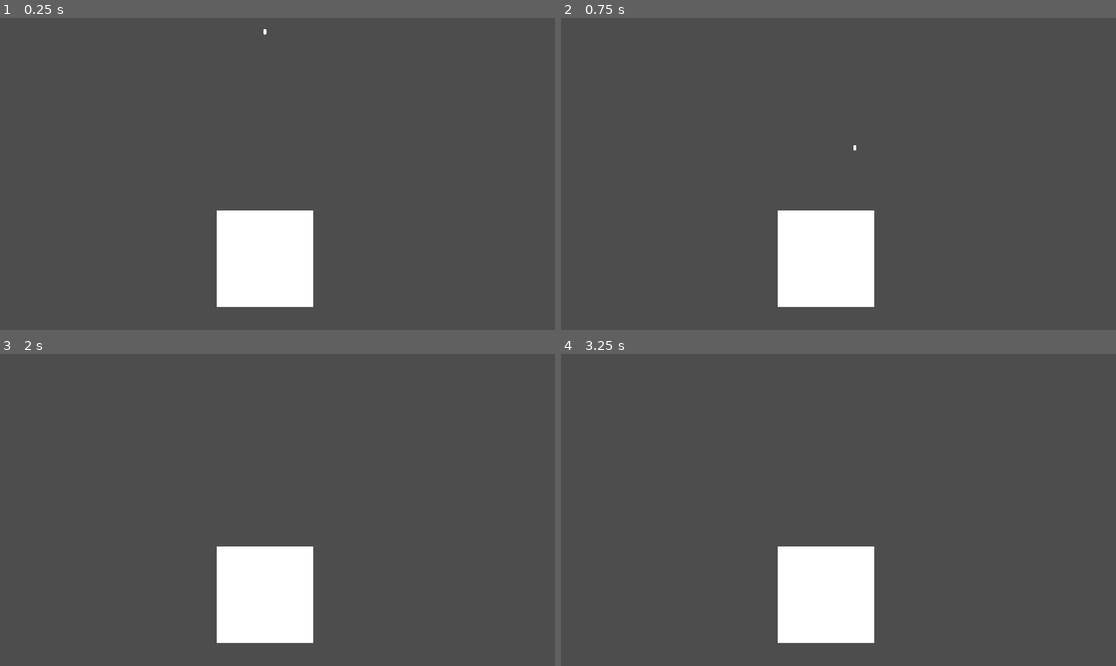
Above: before the commit, frames 1-4 (two rows, left to right).
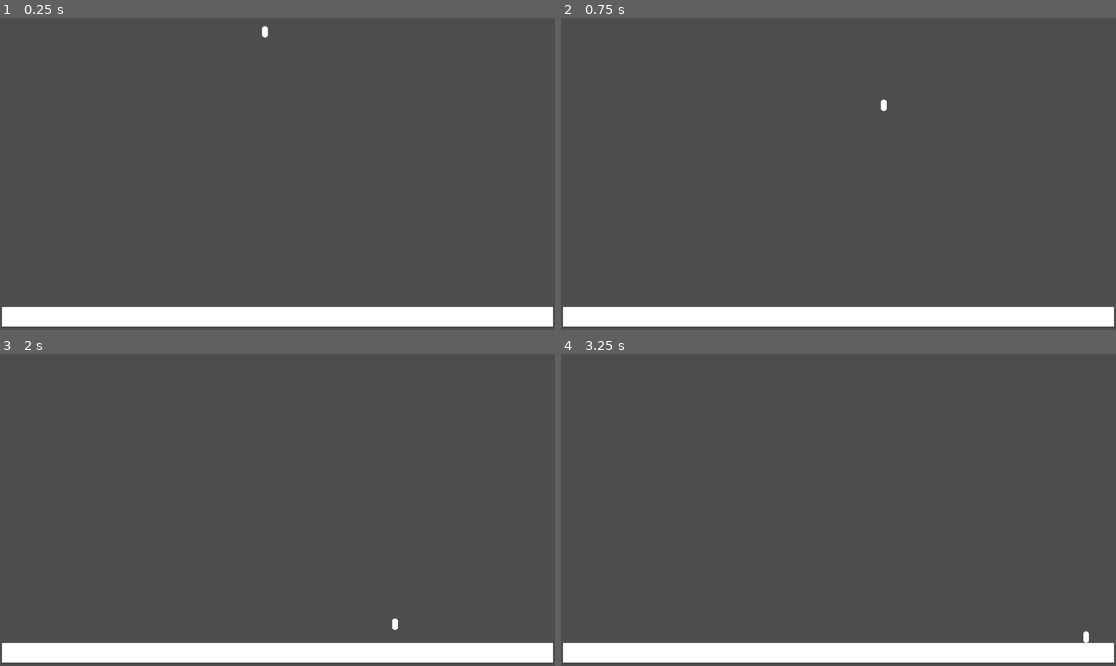
Above: after the commit, the same moments.

Repository: oedo3/ProjectF
Game: Godot game, scene res://Main.tscn
Same seed, same stepped clock (60 frames per second), same inputs: the game is played once before the commit and once after it.
Inputs:
- Up to frame 1 (0.25 s): no input
- Up to frame 2 (0.75 s): tap Enter at 0.5 s; hold Right (ui_right) from 0.53 s (still down); tap Shift (s_1, bound only after the commit) at 0.6 s
- Up to frame 3 (2 s): keep holding Right (ui_right); tap Up (ui_up) at 0.77, 0.8, 1.07, 1.35, 1.52, 1.82 s; tap Shift (s_1, bound only after the commit) at 1.55 s
- Up to frame 4 (3.25 s): tap Space at 2 s; release Right (ui_right) at 2.03 s; hold Left (ui_left) 2.03-2.78 s; tap Shift (s_1, bound only after the commit) at 2.1, 2.85 s; tap Up (ui_up) at 2.3, 3.02 s; tap Enter at 2.75 s; hold Right (ui_right) from 2.78 s (still down)

The runs differ from the first frame. In frame 1, 12% of the frame differs, in the area x 0-100%, y 2-99%; in frame 2, 12%, in the area x 0-100%, y 26-99%; in frame 3, 12%; in frame 4, 12%.

Commit message:
Improved Movement
added a basic horizontal dash mechanic and jump buffer

Diff:
--- a/Main.tscn
+++ b/Main.tscn
@@ -5,6 +5,7 @@
 [sub_resource type="BoxMesh" id="BoxMesh_uu6xs"]
 
 [sub_resource type="RectangleShape2D" id="RectangleShape2D_r0du0"]
+size = Vector2(114.400024, 4.1000013)
 
 [node name="Main" type="Node2D"]
 
@@ -13,11 +14,14 @@
 [node name="StaticBody2D" type="StaticBody2D" parent="."]
 position = Vector2(550, 500)
 scale = Vector2(10, 10)
+metadata/_edit_group_ = true
 
 [node name="MeshInstance2D" type="MeshInstance2D" parent="StaticBody2D"]
-position = Vector2(3.5762787e-07, 0)
-scale = Vector2(20, 20)
+position = Vector2(2.5999947, 12.049998)
+scale = Vector2(114.4, 4.1)
 mesh = SubResource("BoxMesh_uu6xs")
 
 [node name="CollisionShape2D" type="CollisionShape2D" parent="StaticBody2D"]
+position = Vector2(2.6000023, 12.049999)
+scale = Vector2(0.99999976, 0.99999976)
 shape = SubResource("RectangleShape2D_r0du0")
--- a/character_body_2d.gd
+++ b/character_body_2d.gd
@@ -3,28 +3,67 @@
 
 const SPEED = 300.0
 const JUMP_VELOCITY = -400.0
+const JUMP_BUFFER_TIME := 0.15
 
+const DASH_SPEED := 900.0
+const DASH_TIME := 0.12
+const DASH_COOLDOWN := 0.4
+
+var jump_buffer := 0.0
+var is_dashing := false
+var dash_timer := 0.0
+var dash_cooldown := 0.0
 
 func _physics_process(delta: float) -> void:
-	# Add the gravity.
-	if not is_on_floor():
-		velocity += get_gravity() * delta
+	# Cooldowns
+	if dash_cooldown > 0:
+		dash_cooldown -= delta
 
-	# Handle jump.
-	if Input.is_action_just_pressed("ui_up") and is_on_floor():
-		velocity.y = JUMP_VELOCITY
+	# Dash start
+	if Input.is_action_just_pressed("s_1") and dash_cooldown <= 0:
+		is_dashing = true
+		dash_timer = DASH_TIME
+		dash_cooldown = DASH_COOLDOWN
 
-	# Handle fast fall
-	if Input.is_action_just_pressed("ui_down"):
-		velocity.y = JUMP_VELOCITY *-.7
+		var dir := Input.get_axis("left", "right")
+		if dir == 0:
+			dir = sign(velocity.x)
+			if dir == 0:
+				dir = 1
 
-	# Get the input direction and handle the movement/deceleration.
-	# As good practice, you should replace UI actions with custom gameplay actions.
-	var direction := Input.get_axis("ui_left", "ui_right")
-	if direction:
-		velocity.x = direction * SPEED
+		velocity.x = dir * DASH_SPEED
+		velocity.y = 0
 
+	# Dash active
+	if is_dashing:
+		dash_timer -= delta
+		if dash_timer <= 0:
+			is_dashing = false
 	else:
-		velocity.x = move_toward(velocity.x, 0, SPEED)
+		# Gravity
+		if not is_on_floor():
+			velocity += get_gravity() * delta
+
+		# Jump buffer input
+		if Input.is_action_just_pressed("up"):
+			jump_buffer = JUMP_BUFFER_TIME
+
+		if jump_buffer > 0:
+			jump_buffer -= delta
+
+		if jump_buffer > 0 and is_on_floor():
+			velocity.y = JUMP_VELOCITY
+			jump_buffer = 0
+
+		# Fast fall
+		if Input.is_action_just_pressed("down"):
+			velocity.y = JUMP_VELOCITY * -0.7
+
+		# Horizontal movement
+		var direction := Input.get_axis("left", "right")
+		if direction:
+			velocity.x = direction * SPEED
+		else:
+			velocity.x = move_toward(velocity.x, 0, SPEED)
 
 	move_and_slide()
--- a/player.tscn
+++ b/player.tscn
@@ -5,8 +5,8 @@
 [sub_resource type="CapsuleMesh" id="CapsuleMesh_onrkg"]
 
 [sub_resource type="CapsuleShape2D" id="CapsuleShape2D_i3pqv"]
-radius = 3.0
-height = 12.0
+radius = 6.0
+height = 24.0
 
 [node name="Player" type="Node"]
 
@@ -15,7 +15,7 @@
 script = ExtResource("1_4flbx")
 
 [node name="MeshInstance2D" type="MeshInstance2D" parent="CharacterBody2D"]
-scale = Vector2(6, 6)
+scale = Vector2(12, 12)
 mesh = SubResource("CapsuleMesh_onrkg")
 
 [node name="CollisionShape2D" type="CollisionShape2D" parent="CharacterBody2D"]
@@ -24,3 +24,4 @@
 [node name="AnimatedSprite2D" type="AnimatedSprite2D" parent="CharacterBody2D"]
 
 [node name="LightOccluder2D" type="LightOccluder2D" parent="CharacterBody2D"]
+position = Vector2(550, 0)
--- a/project.godot
+++ b/project.godot
@@ -14,3 +14,31 @@
 run/main_scene="uid://dmv6rekpge1kj"
 config/features=PackedStringArray("4.5", "Forward Plus")
 config/icon="res://icon.svg"
+
+[input]
+
+up={
+"deadzone": 0.2,
+"events": [Object(InputEventKey,"resource_local_to_scene":false,"resource_name":"","device":0,"window_id":0,"alt_pressed":false,"shift_pressed":false,"ctrl_pressed":false,"meta_pressed":false,"pressed":false,"keycode":0,"physical_keycode":87,"key_label":0,"unicode":0,"location":0,"echo":false,"script":null)
+]
+}
+down={
+"deadzone": 0.2,
+"events": [Object(InputEventKey,"resource_local_to_scene":false,"resource_name":"","device":0,"window_id":0,"alt_pressed":false,"shift_pressed":false,"ctrl_pressed":false,"meta_pressed":false,"pressed":false,"keycode":0,"physical_keycode":83,"key_label":0,"unicode":0,"location":0,"echo":false,"script":null)
+]
+}
+right={
+"deadzone": 0.2,
+"events": [Object(InputEventKey,"resource_local_to_scene":false,"resource_name":"","device":-1,"window_id":0,"alt_pressed":false,"shift_pressed":false,"ctrl_pressed":false,"meta_pressed":false,"pressed":false,"keycode":0,"physical_keycode":68,"key_label":0,"unicode":100,"location":0,"echo":false,"script":null)
+]
+}
+left={
+"deadzone": 0.2,
+"events": [Object(InputEventKey,"resource_local_to_scene":false,"resource_name":"","device":-1,"window_id":0,"alt_pressed":false,"shift_pressed":false,"ctrl_pressed":false,"meta_pressed":false,"pressed":false,"keycode":0,"physical_keycode":65,"key_label":0,"unicode":97,"location":0,"echo":false,"script":null)
+]
+}
+s_1={
+"deadzone": 0.2,
+"events": [Object(InputEventKey,"resource_local_to_scene":false,"resource_name":"","device":-1,"window_id":0,"alt_pressed":false,"shift_pressed":false,"ctrl_pressed":false,"meta_pressed":false,"pressed":false,"keycode":0,"physical_keycode":4194325,"key_label":0,"unicode":0,"location":0,"echo":false,"script":null)
+]
+}
